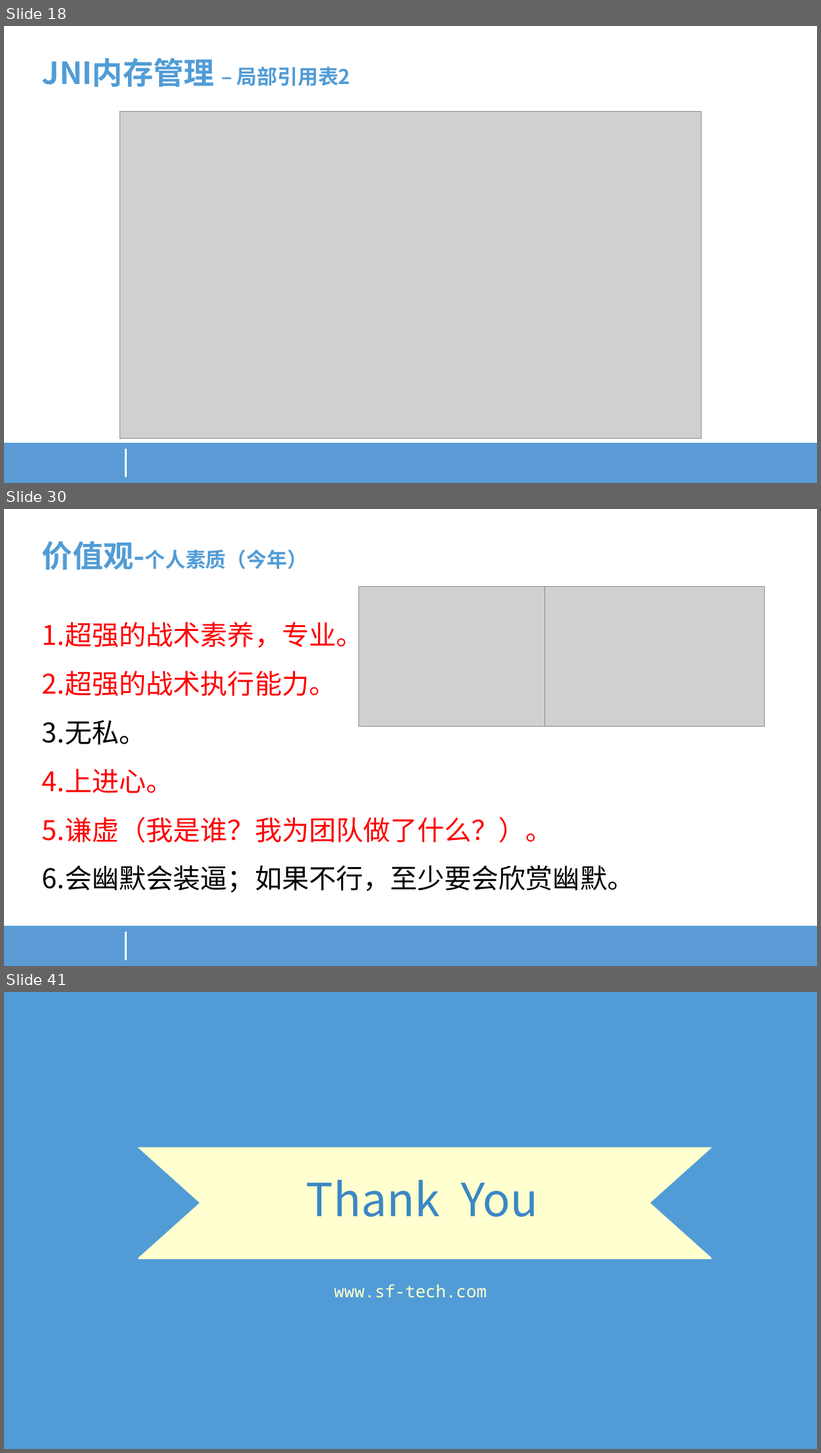
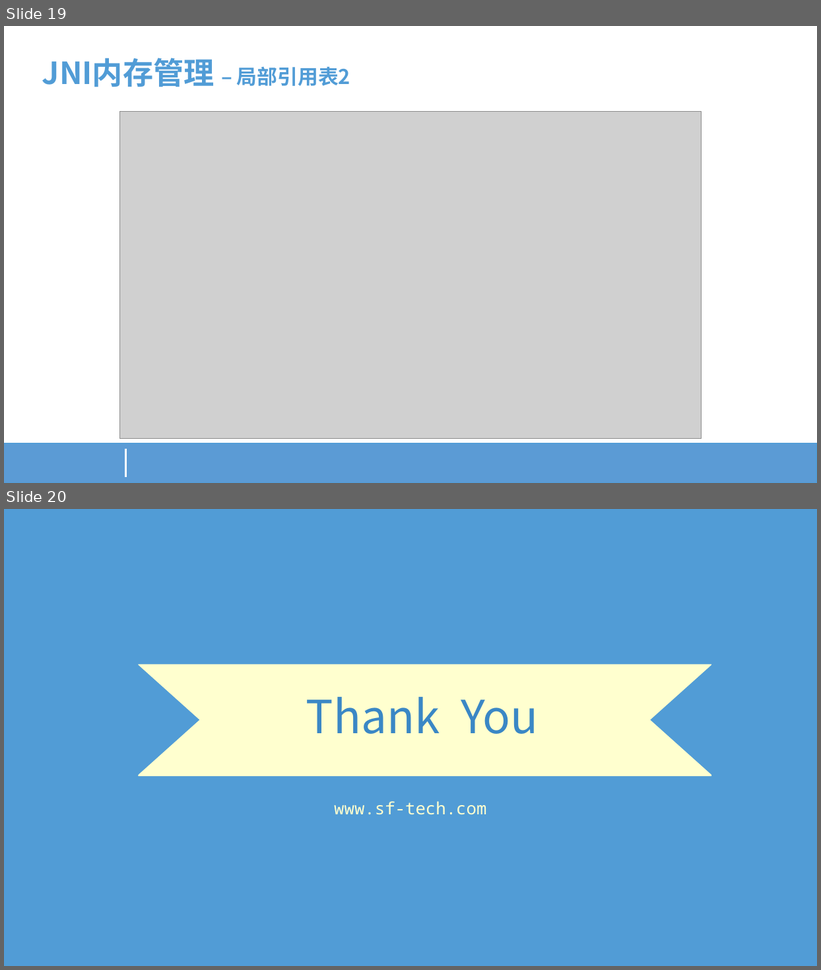
Before and after one commit to gaozhuo/jni-share, a slide deck: Java JNI-通往Native的世界/JNI-通往Native世界的桥梁.pptx. Shown one above the other, each under a label of ours: slides 18, 30 and 41 before the commit, slides 19 and 20 after it; the slides between them are not shown. The pictures are 821x1453 and 821x970 pixels, drawn with LibreOffice and Linux fonts; fonts in the diff are those of the drawing; grey boxes stand for pictures; background and template pictures are left out; a plain dark background stands for a picture behind light text. Boxes give left, top, right and bottom in pixels: in the first picture for what was removed or moved away, otherwise in the second. Text is boxed around its words. In the diff, an @@ line names an element or a change of style, - is before the commit and + after.

```diff
--- a/Java JNI-通往Native的世界/JNI-通往Native世界的桥梁.pptx
+++ b/Java JNI-通往Native的世界/JNI-通往Native世界的桥梁.pptx
@@ slide 30 removed at <box>4,509,817,966</box>, background #FFFFFF; not listed: 2 template elements that a slide beside it also shows @@
@@ text removed at <box>42,541,308,570</box> @@
-价值观-个人素质（今年）
@@ picture removed at <box>359,586,545,726</box> @@
@@ picture removed at <box>545,586,765,726</box> @@
@@ text removed at <box>42,617,634,893</box> @@
-1. 超强的战术素养，专业。
-2. 超强的战术执行能力。
-3. 无私。
-4. 上进心。
-5. 谦虚（我是谁？我为团队做了什么？）。
-6. 会幽默会装逼；如果不行，至少要会欣赏幽默。
@@ what was slide 18 is now slide 19 @@
@@ what was slide 41 is now slide 20 @@
```
Also in this commit, not shown: 1 slide added, 21 other slides removed, 34 other files.
